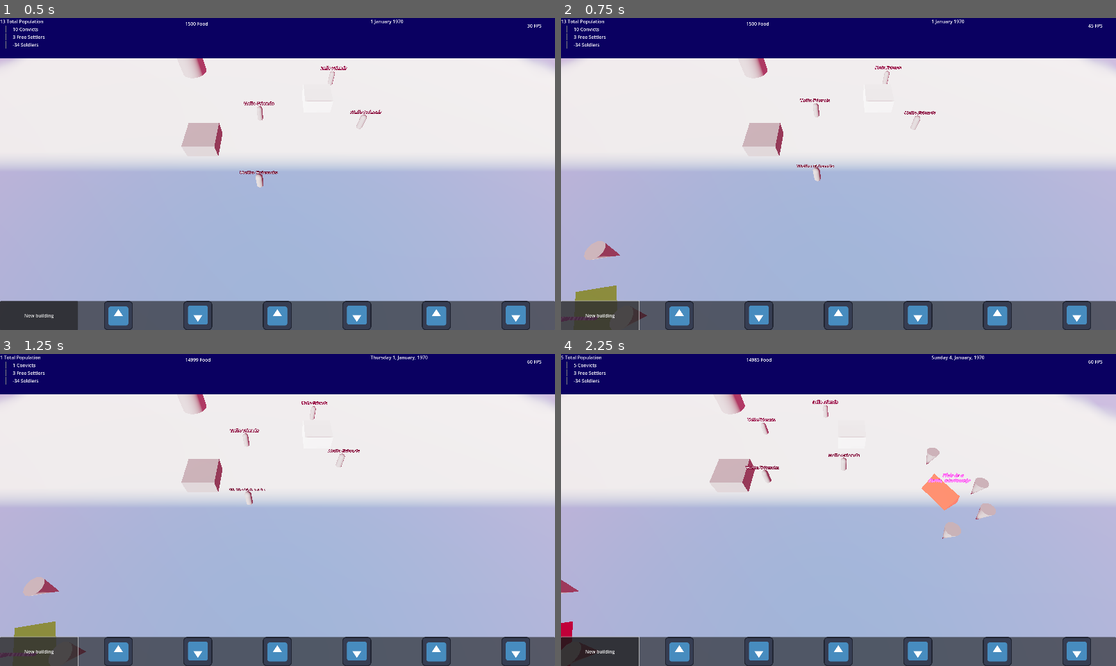
Above: before the commit, frames 1-4 (two rows, left to right).
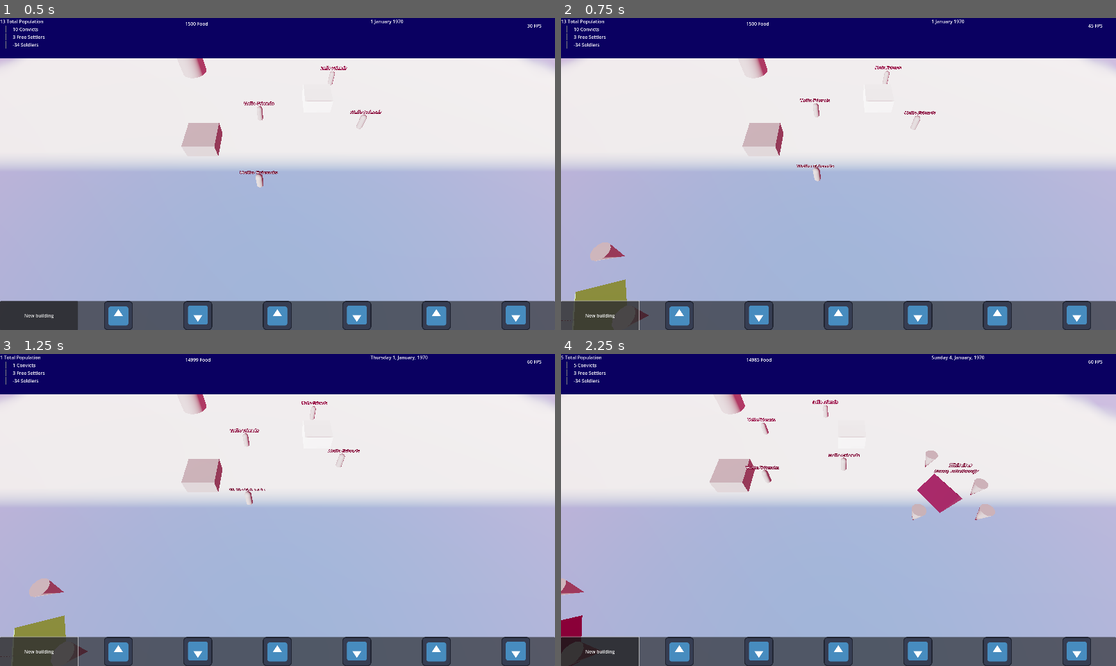
Above: after the commit, the same moments.

Repository: international-lawnmowing-99/convictgovernor
Game: Godot game, scene res://map.tscn
The game is run twice, just before and just after one commit, with the same random seed, the same clock (stepped at 60 frames per second) and the same inputs. The engine's default icon, where the game draws it, is replaced by a stand-in: a white triangle on a blue panel in a dark square.
Inputs (mouse positions are in pixels of both pictures, inside the frame that each line leads up to):
- Up to frame 1 (0.5 s): no input
- Up to frame 2 (0.75 s): click "New building" at 0.5 s
- Up to frame 3 (1.25 s): no input
- Up to frame 4 (2.25 s): click "New building" at 1.25 s; move the mouse to (960, 494) at 2.02 s; hold D (MoveRight) from 2.03 s (still down); click (960, 494) at 2.1 s

Frame 1 is identical in both runs. In frame 2, 0.4% of the frame differs, in the area x 0-16%, y 71-98%; in frame 3, 0.4%; in frame 4, 1.4%, in the area x 0-79%, y 30-100%.

Commit message:
couple of ui panels

Diff:
--- a/CameraScript.gd
+++ b/CameraScript.gd
@@ -4,6 +4,10 @@
 const RAY_LENGTH = 1000
 var isPlacingBuilding:bool = false
 var building:StaticBody3D
+var farmUI = preload("res://farm_ui.tscn")
+@export var ui:UI
+
+var openUI:Array[Control] = []
 
 func _process(delta: float) -> void:
 	var moveVector:Vector2
@@ -41,19 +45,27 @@
 				building = null
 	else:
 		var buildingQuery = PhysicsRayQueryParameters3D.create(origin, end, 0b0100)
-		buildingQuery.collide_with_areas = true
+		#buildingQuery.collide_with_areas = true
 		var buildingResult = space_state.intersect_ray(buildingQuery)
 
 		var debugBuilding:StaticBody3D
 		if buildingResult:
-			#if !isPlacingBuilding:
-			debugBuilding = buildingResult["collider"]
-			debugBuilding.get_child(0).material.albedo_color = Color.RED
+			if !isPlacingBuilding:
+				debugBuilding = buildingResult["collider"]
+				debugBuilding.get_child(0).material.albedo_color = Color.from_rgbe9995(randi())
+				if Input.is_action_just_pressed("left_mouse"):
+					print("Clicked " + buildingResult["collider"].name)
+					var newUI:FarmUI = farmUI.instantiate()
+					ui.add_child(newUI)
+					openUI.append(newUI)
+					newUI.set_position(mousepos)
+
+
 				#print("Yay, building " + buildingResult["collider"].name)
 		else:
 			if debugBuilding:
 				debugBuilding.material.albedo_color = Color.GREEN
-
+				debugBuilding = null
 			#if debugBuilding:
 				#debugBuilding.get_child(0).material.albedo_color = Color.GREEN
-				#debugBuilding = null
+				#
--- /dev/null
+++ b/ConvictUI.gd
@@ -0,0 +1,10 @@
+extends Control
+class_name ConvictUI
+
+func _process(_delta: float):
+	if Input.is_action_just_pressed("ui_cancel"):
+		hide()
+
+
+func _on_exit_button_pressed() -> void:
+	hide()
--- a/Farm.tscn
+++ b/Farm.tscn
@@ -1,6 +1,7 @@
-[gd_scene load_steps=7 format=3 uid="uid://d0do3pitcfqsn"]
+[gd_scene load_steps=5 format=3 uid="uid://d0do3pitcfqsn"]
 
 [sub_resource type="PrismMesh" id="PrismMesh_6x8ig"]
+size = Vector3(1, 0.5, 1)
 
 [sub_resource type="StandardMaterial3D" id="StandardMaterial3D_ydye1"]
 albedo_color = Color(0, 1, 0, 1)
@@ -15,41 +16,34 @@
 [sub_resource type="BoxShape3D" id="BoxShape3D_jyifo"]
 size = Vector3(3, 0.1, 3)
 
-[sub_resource type="StandardMaterial3D" id="StandardMaterial3D_62vxr"]
-albedo_color = Color(1, 0, 1, 1)
-
-[sub_resource type="TextMesh" id="TextMesh_mkfu3"]
-material = SubResource("StandardMaterial3D_62vxr")
-text = "This is a
-farm, obviously"
-
 [node name="Farm" type="StaticBody3D"]
 collision_layer = 4
 
 [node name="House" type="CSGMesh3D" parent="."]
-transform = Transform3D(0.853496, 0, 0.521099, 0, 1, 0, -0.521099, 0, 0.853496, 0, 0, 0)
+transform = Transform3D(0.853496, 0, 0.521099, 0, 1, 0, -0.521099, 0, 0.853496, 0, 0.25, 0)
 mesh = SubResource("PrismMesh_6x8ig")
 material = SubResource("StandardMaterial3D_ydye1")
 
 [node name="CSGMesh3D" type="CSGMesh3D" parent="House"]
-transform = Transform3D(1, 0, 0, 0, 1, 0, 0, 0, 1, 0.853496, 0.294155, 0.521099)
+transform = Transform3D(1, 0, 0, 0, 1, 0, 0, 0, 1, 0.853496, 0, 0.521099)
 mesh = SubResource("CylinderMesh_vwinx")
 
 [node name="CSGMesh3D2" type="CSGMesh3D" parent="House"]
-transform = Transform3D(1, 0, 0, 0, 1, 0, 0, 0, 1, 0.241835, 0.285983, 1.21459)
+transform = Transform3D(1, 0, 0, 0, 1, 0, 0, 0, 1, 0.241835, 0, 1.21459)
 mesh = SubResource("CylinderMesh_vwinx")
 
 [node name="CSGMesh3D3" type="CSGMesh3D" parent="House"]
-transform = Transform3D(1, 0, 0, 0, 1, 0, 0, 0, 1, 0.478464, 0.368606, -1.11775)
+transform = Transform3D(1, 0, 0, 0, 1, 0, 0, 0, 1, 0.478464, 0, -1.11775)
 mesh = SubResource("CylinderMesh_vwinx")
 
 [node name="CSGMesh3D4" type="CSGMesh3D" parent="House"]
-transform = Transform3D(1, 0, 0, 0, 1, 0, 0, 0, 1, -1.09859, 0.367279, 1.13981)
+transform = Transform3D(1, 0, 2.98023e-08, 0, 1, 0, -2.98023e-08, 0, 1, -1.34803, 0, 0.245323)
 mesh = SubResource("CylinderMesh_vwinx")
 
 [node name="CollisionShape3D" type="CollisionShape3D" parent="."]
 shape = SubResource("BoxShape3D_jyifo")
 
-[node name="CSGMesh3D" type="CSGMesh3D" parent="."]
-transform = Transform3D(1, 0, 0, 0, 1, 0, 0, 0, 1, 0, 0.806724, 0)
-mesh = SubResource("TextMesh_mkfu3")
+[node name="CSGMesh3D" type="Label3D" parent="."]
+transform = Transform3D(1, 0, 0, 0, 1, 0, 0, 0, 1, 0, 1.20346, 0)
+text = "This is a
+farm, obviously"
--- /dev/null
+++ b/FarmUI.gd
@@ -0,0 +1,10 @@
+extends Control
+class_name FarmUI
+
+func _process(_delta: float):
+	if Input.is_action_just_pressed("ui_cancel"):
+		hide()
+
+
+func _on_exit_button_pressed() -> void:
+	hide()
--- /dev/null
+++ b/convict_ui.tscn
@@ -0,0 +1,92 @@
+[gd_scene load_steps=3 format=3 uid="uid://c0as01ieonfeg"]
+
+[ext_resource type="Script" path="res://ConvictUI.gd" id="1_vueql"]
+
+[sub_resource type="StyleBoxFlat" id="StyleBoxFlat_df1kb"]
+bg_color = Color(0, 0.541176, 0.258824, 1)
+
+[node name="ConvictUI" type="Control"]
+layout_mode = 3
+anchors_preset = 15
+anchor_right = 1.0
+anchor_bottom = 1.0
+grow_horizontal = 2
+grow_vertical = 2
+script = ExtResource("1_vueql")
+
+[node name="Panel" type="Panel" parent="."]
+layout_mode = 0
+offset_right = 588.0
+offset_bottom = 573.0
+
+[node name="HeadingLabel" type="Label" parent="Panel"]
+layout_mode = 0
+offset_right = 587.0
+offset_bottom = 23.0
+text = "This is a farm"
+horizontal_alignment = 1
+
+[node name="NicePicPanel" type="Panel" parent="Panel"]
+layout_mode = 0
+offset_left = 52.0
+offset_top = 75.0
+offset_right = 273.0
+offset_bottom = 254.0
+theme_override_styles/panel = SubResource("StyleBoxFlat_df1kb")
+
+[node name="AltTextLabel" type="Label" parent="Panel/NicePicPanel"]
+layout_mode = 0
+offset_right = 223.0
+offset_bottom = 188.0
+text = "Nice pic of a farm?"
+
+[node name="LabourersLabel" type="Label" parent="Panel"]
+layout_mode = 0
+offset_left = 313.0
+offset_top = 81.0
+offset_right = 554.0
+offset_bottom = 104.0
+text = "Labourers: 0"
+
+[node name="ConvictsLabel" type="Label" parent="Panel"]
+layout_mode = 0
+offset_left = 313.0
+offset_top = 113.0
+offset_right = 554.0
+offset_bottom = 136.0
+text = "Convicts: 10"
+
+[node name="ConvictsListButton" type="Button" parent="Panel/ConvictsLabel"]
+layout_mode = 0
+offset_left = 126.0
+offset_top = -3.0
+offset_right = 208.0
+offset_bottom = 28.0
+text = "<List>
+"
+
+[node name="ProductionLabel" type="Label" parent="Panel"]
+layout_mode = 0
+offset_left = 313.0
+offset_top = 225.0
+offset_right = 554.0
+offset_bottom = 248.0
+text = "Production: 9999"
+
+[node name="HBoxContainer" type="HBoxContainer" parent="Panel"]
+layout_mode = 0
+offset_top = 376.0
+offset_right = 588.0
+offset_bottom = 416.0
+
+[node name="AssignConvictsButton" type="Button" parent="Panel/HBoxContainer"]
+layout_mode = 2
+size_flags_horizontal = 7
+text = "Assign Convicts"
+
+[node name="ExitButton" type="Button" parent="Panel/HBoxContainer"]
+layout_mode = 2
+size_flags_horizontal = 7
+text = "Exit"
+
+[connection signal="pressed" from="Panel/HBoxContainer/ExitButton" to="." method="_on_exit_button_pressed"]
--- /dev/null
+++ b/farm_ui.tscn
@@ -0,0 +1,92 @@
+[gd_scene load_steps=3 format=3 uid="uid://cllorcd1pgx1n"]
+
+[ext_resource type="Script" path="res://FarmUI.gd" id="1_ecnlu"]
+
+[sub_resource type="StyleBoxFlat" id="StyleBoxFlat_df1kb"]
+bg_color = Color(0, 0.541176, 0.258824, 1)
+
+[node name="FarmUI" type="Control"]
+layout_mode = 3
+anchors_preset = 15
+anchor_right = 1.0
+anchor_bottom = 1.0
+grow_horizontal = 2
+grow_vertical = 2
+script = ExtResource("1_ecnlu")
+
+[node name="Panel" type="Panel" parent="."]
+layout_mode = 0
+offset_right = 588.0
+offset_bottom = 573.0
+
+[node name="HeadingLabel" type="Label" parent="Panel"]
+layout_mode = 0
+offset_right = 587.0
+offset_bottom = 23.0
+text = "This is a farm"
+horizontal_alignment = 1
+
+[node name="NicePicPanel" type="Panel" parent="Panel"]
+layout_mode = 0
+offset_left = 52.0
+offset_top = 75.0
+offset_right = 273.0
+offset_bottom = 254.0
+theme_override_styles/panel = SubResource("StyleBoxFlat_df1kb")
+
+[node name="AltTextLabel" type="Label" parent="Panel/NicePicPanel"]
+layout_mode = 0
+offset_right = 223.0
+offset_bottom = 188.0
+text = "Nice pic of a farm?"
+
+[node name="LabourersLabel" type="Label" parent="Panel"]
+layout_mode = 0
+offset_left = 313.0
+offset_top = 81.0
+offset_right = 554.0
+offset_bottom = 104.0
+text = "Labourers: 0"
+
+[node name="ConvictsLabel" type="Label" parent="Panel"]
+layout_mode = 0
+offset_left = 313.0
+offset_top = 113.0
+offset_right = 554.0
+offset_bottom = 136.0
+text = "Convicts: 10"
+
+[node name="ConvictsListButton" type="Button" parent="Panel/ConvictsLabel"]
+layout_mode = 0
+offset_left = 126.0
+offset_top = -3.0
+offset_right = 208.0
+offset_bottom = 28.0
+text = "<List>
+"
+
+[node name="ProductionLabel" type="Label" parent="Panel"]
+layout_mode = 0
+offset_left = 313.0
+offset_top = 225.0
+offset_right = 554.0
+offset_bottom = 248.0
+text = "Production: 9999"
+
+[node name="HBoxContainer" type="HBoxContainer" parent="Panel"]
+layout_mode = 0
+offset_top = 376.0
+offset_right = 588.0
+offset_bottom = 416.0
+
+[node name="AssignConvictsButton" type="Button" parent="Panel/HBoxContainer"]
+layout_mode = 2
+size_flags_horizontal = 7
+text = "Assign Convicts"
+
+[node name="ExitButton" type="Button" parent="Panel/HBoxContainer"]
+layout_mode = 2
+size_flags_horizontal = 7
+text = "Exit"
+
+[connection signal="pressed" from="Panel/HBoxContainer/ExitButton" to="." method="_on_exit_button_pressed"]
--- a/map.tscn
+++ b/map.tscn
@@ -123,9 +123,10 @@
 moveTarget = NodePath("../WorkYard")
 map = NodePath("..")
 
-[node name="Camera3D" type="Camera3D" parent="."]
+[node name="Camera3D" type="Camera3D" parent="." node_paths=PackedStringArray("ui")]
 transform = Transform3D(1, 0, 0, 0, 0.518027, 0.855364, 0, -0.855364, 0.518027, 0.268067, 5.33678, 5.258)
 script = ExtResource("6_vemx4")
+ui = NodePath("../CanvasLayer/UI")
 
 [node name="WorldEnvironment" type="WorldEnvironment" parent="."]
 environment = SubResource("Environment_rglcy")
--- a/project.godot
+++ b/project.godot
@@ -46,6 +46,11 @@
 , Object(InputEventKey,"resource_local_to_scene":false,"resource_name":"","device":-1,"window_id":0,"alt_pressed":false …(183 unchanged characters)…
 ]
 }
+left_mouse={
+"deadzone": 0.5,
+"events": [Object(InputEventMouseButton,"resource_local_to_scene":false,"resource_name":"","device":-1,"window_id":0,"alt_pressed":false,"shift_pressed":false,"ctrl_pressed":false,"meta_pressed":false,"button_mask":1,"position":Vector2(290, 9),"global_position":Vector2(299, 55),"factor":1.0,"button_index":1,"canceled":false,"pressed":true,"double_click":false,"script":null)
+]
+}
 
 [layer_names]
 
